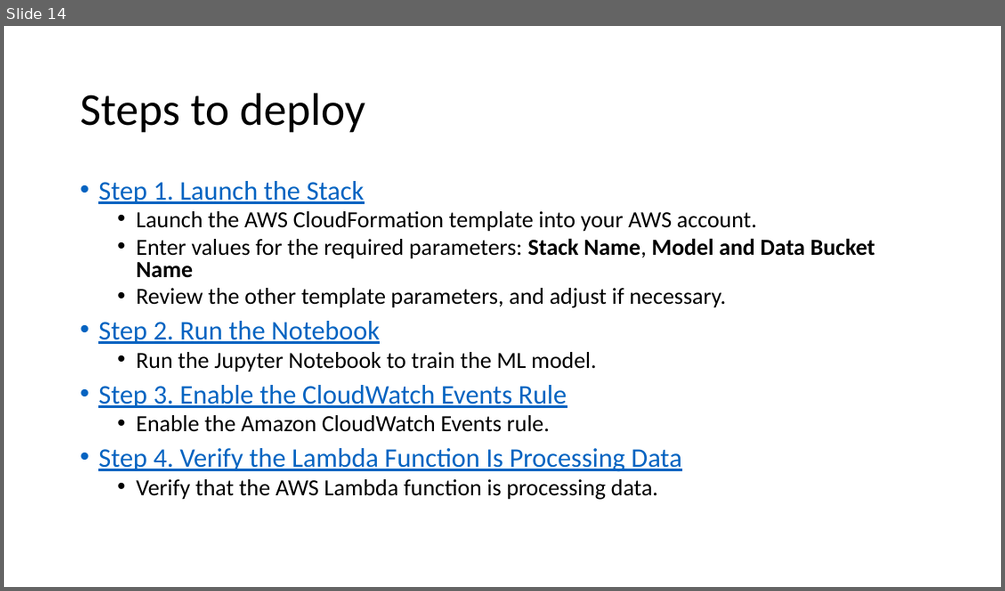
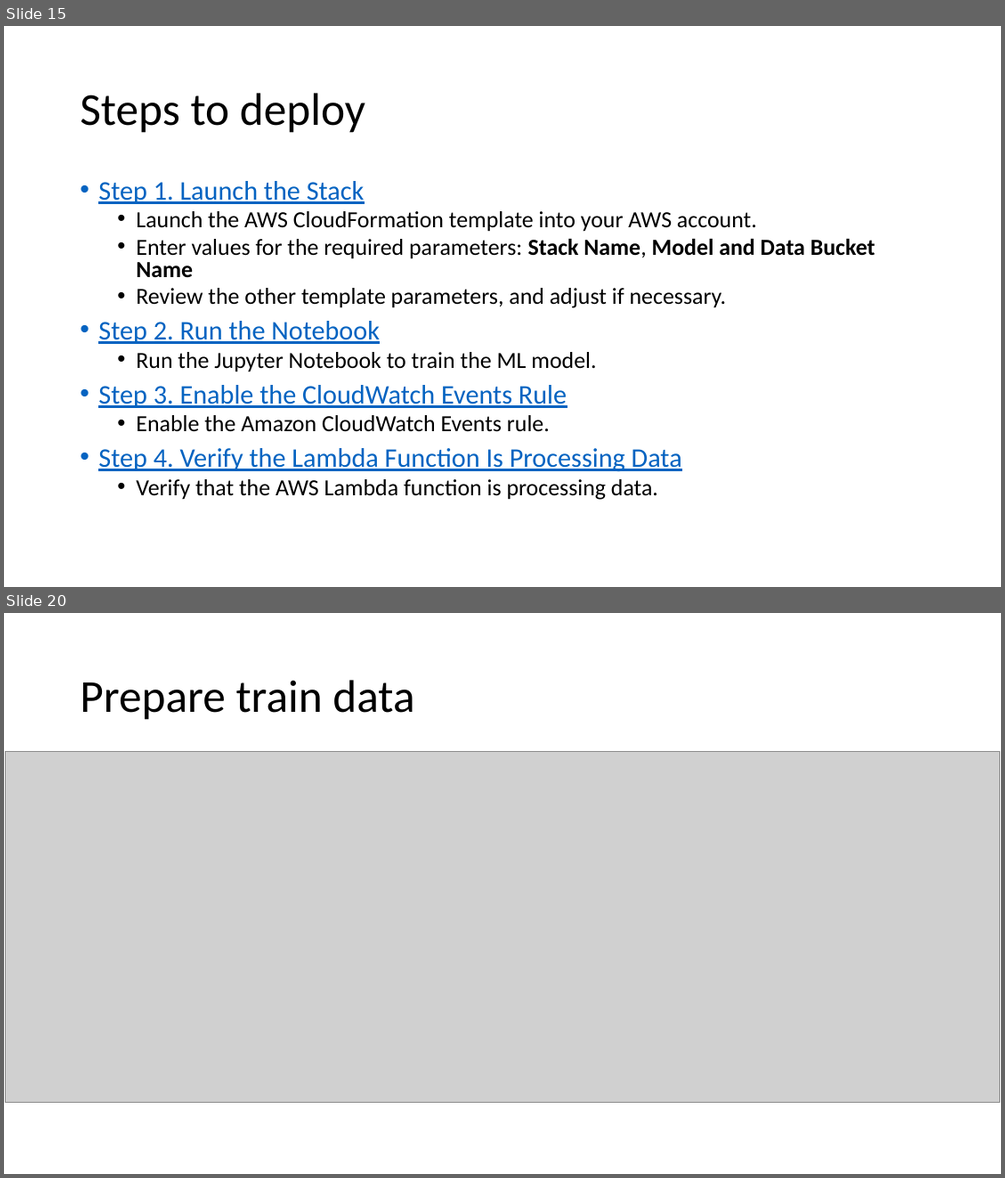
Before and after one commit to xuan0802/iot_slide, a slide deck: IoT analytics.pptx. Shown one above the other, each under a label of ours: slide 14 before the commit, slides 15 and 20 after it; the slides between them are not shown. The pictures are 1005x591 and 1005x1178 pixels, drawn with LibreOffice and Linux fonts; fonts in the diff are those of the drawing; grey boxes stand for pictures. Boxes give left, top, right and bottom in pixels: in the first picture for what was removed or moved away, otherwise in the second. Text is boxed around its words. In the diff, an @@ line names an element or a change of style, - is before the commit and + after.

```diff
--- a/IoT analytics.pptx
+++ b/IoT analytics.pptx
@@ slide 20 added at (4,613,1001,1174), background #FFFFFF @@
@@ title added at (80,680,414,720), 44 pt, text #000000 @@
+Prepare train data
@@ picture added at (6,751,999,1103) @@
@@ what was slide 14 is now slide 15 @@
```
Also in this commit, not shown: 1 slide changed, 9 other slides added, 1 other file.
